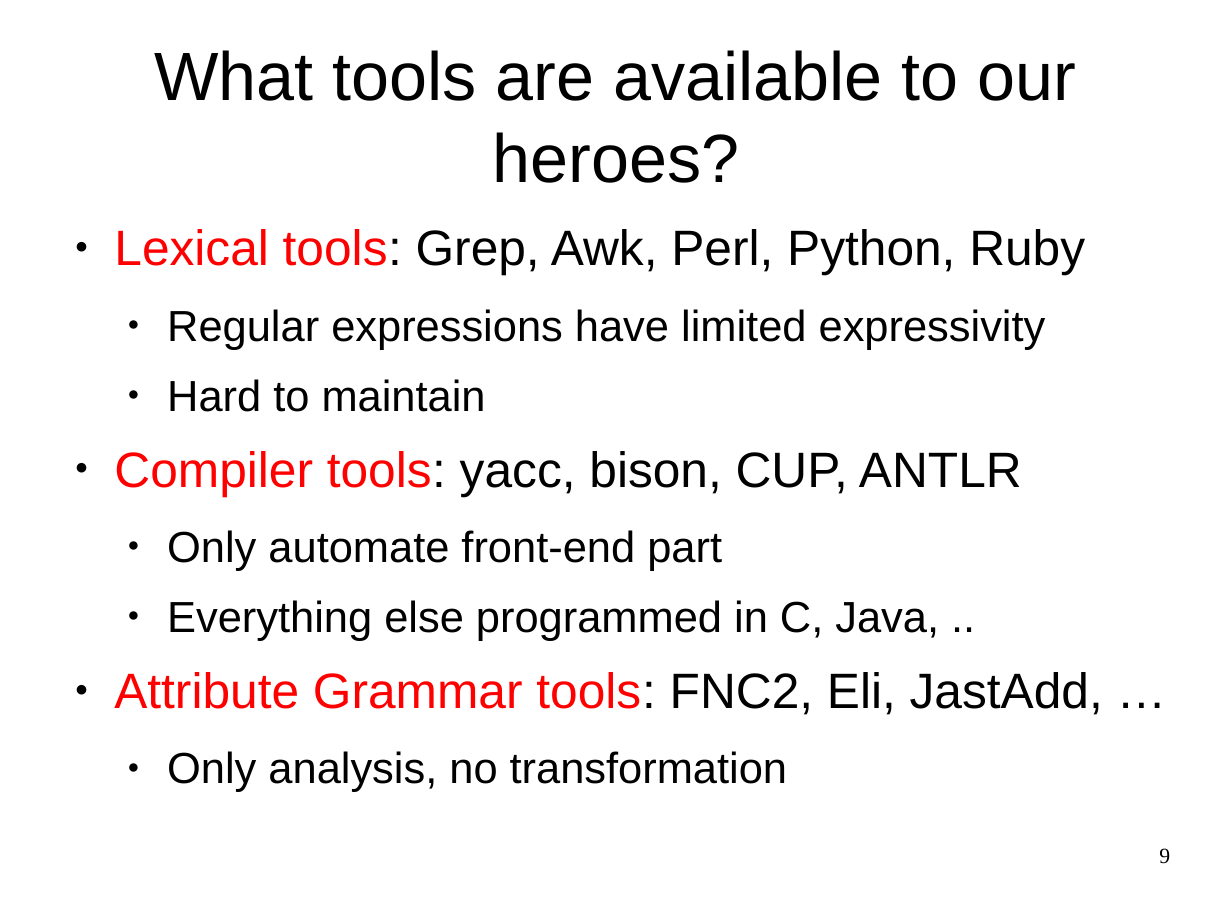
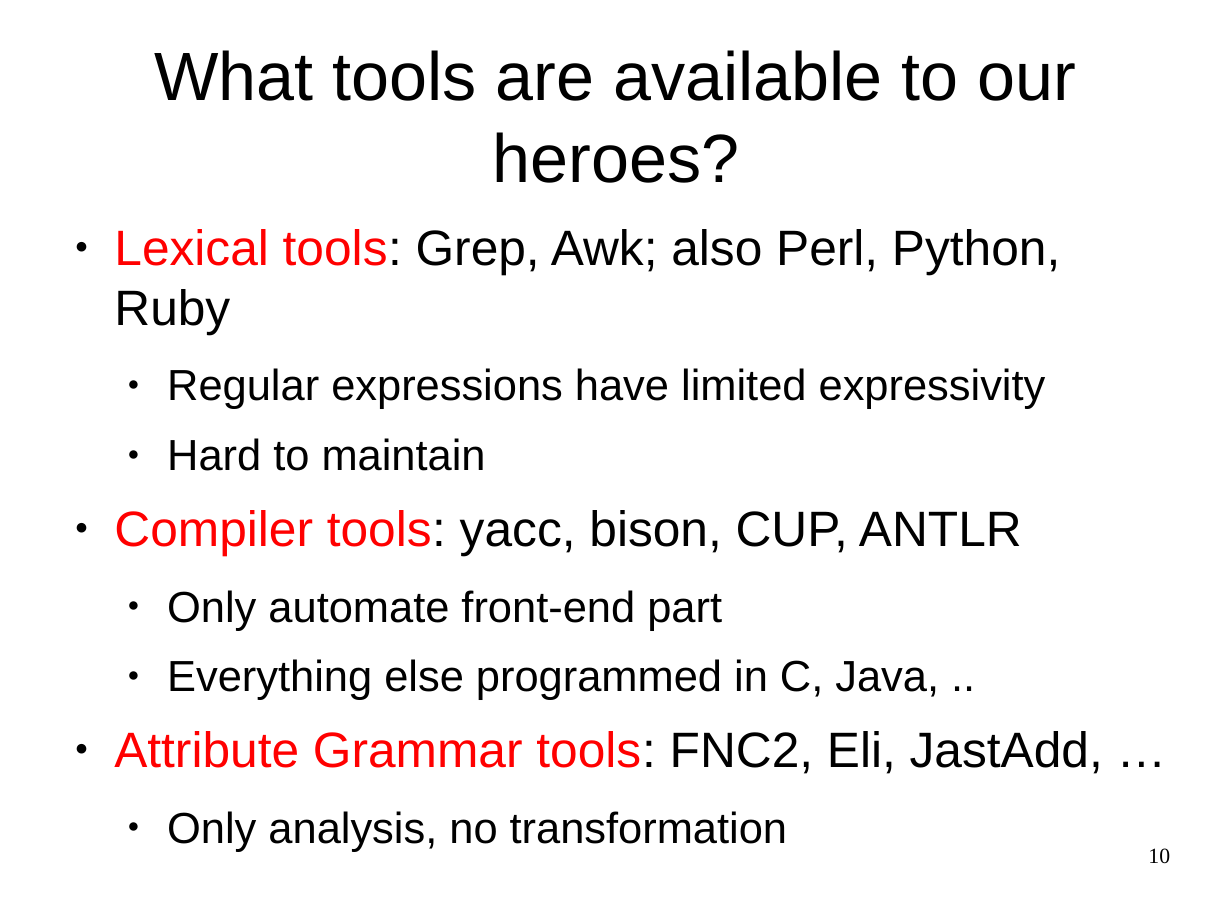
Before and after one commit to cwi-swat/meta-environment, a slide deck: slide 10 of meta-doc/analysis/rascal-slides/rascal-slides.odp (slide 9 before the commit). Drawn at 1232x924 pixels with LibreOffice and Linux fonts; fonts in the diff are those of the drawing; background and template pictures are left out. Boxes give left, top, right and bottom in pixels: in the first picture for what was removed or moved away, otherwise in the second. Text is boxed around its words. In the diff, an @@ line names an element or a change of style, - is before the commit and + after.

```diff
--- a/meta-doc/analysis/rascal-slides/rascal-slides.odp
+++ b/meta-doc/analysis/rascal-slides/rascal-slides.odp
@@ text at (x1=114, y1=229, x2=1060, y2=335): text changed @@
-● Lexical tools: Grep, Awk, Perl, Python, Ruby
+● Lexical tools: Grep, Awk; also Perl, Python, Ruby
@@ page number at (x1=1148, y1=848, x2=1170, y2=864): text changed @@
-9
+10
```
Also in this commit, not shown: 20 other slides changed, 2 slides added, 16 slides removed, 1 other file.
